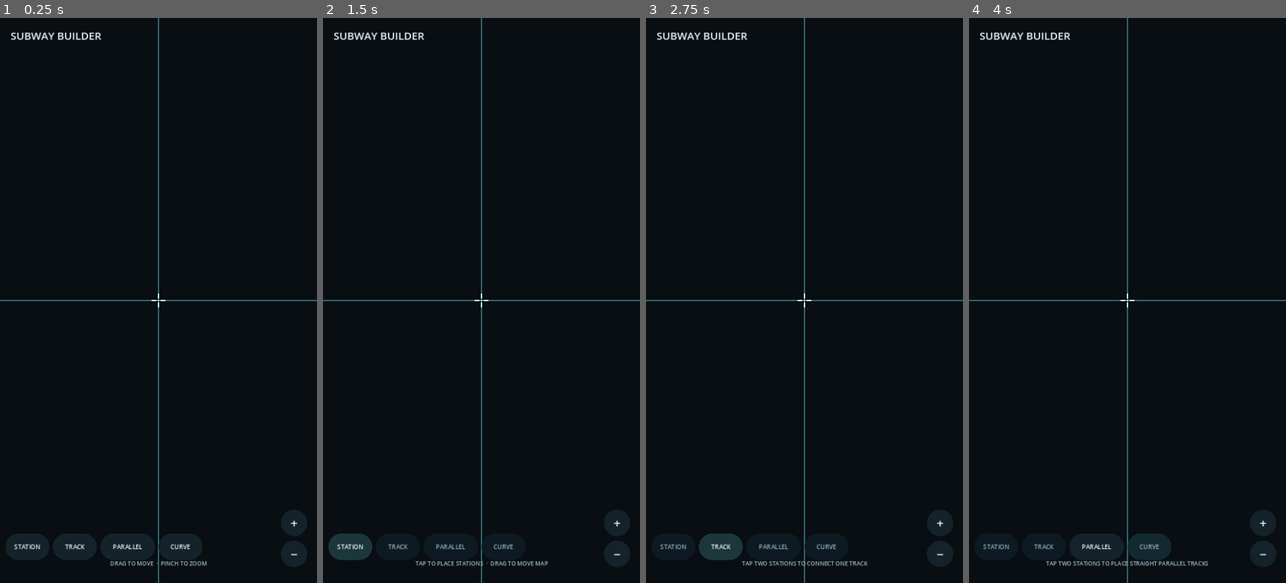
Above: before the commit, frames 1-4 (left to right).
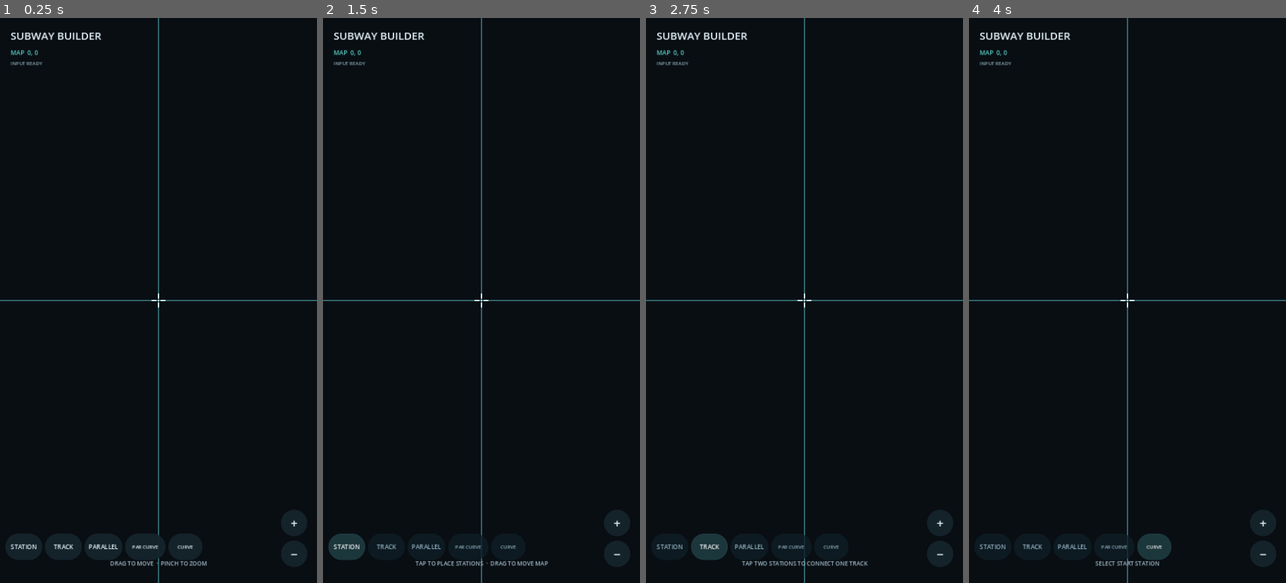
Above: after the commit, the same moments.

Repository: cccatm1950-glitch/Subway-builder-pe
Game: Godot game, scene res://scenes/main.tscn
Same seed, same stepped clock (60 frames per second), same inputs: the game is played once before the commit and once after it.
Inputs (mouse positions are in pixels of both pictures, inside the frame that each line leads up to):
- Up to frame 1 (0.25 s): no input
- Up to frame 2 (1.5 s): click (468, 549) at 0.5 s, where only the run after the commit has a clickable "PAR CURVE"; click "STATION" at 1.25 s
- Up to frame 3 (2.75 s): click "TRACK" at 2 s
- Up to frame 4 (4 s): click "PARALLEL" at 2.75 s; click "CURVE" at 3.5 s

The runs differ from the first frame. In frame 1, 0.4% of the frame differs, in the area x 3-61%, y 5-96%; in frame 2, 0.5%; in frame 3, 0.7%; in frame 4, 0.8%, in the area x 3-76%, y 5-97%.
Error before the commit: Invalid access to property or key 'parallel_curve_mode_requested' on a base object of type 'Control (hud.gd)'. (res://scripts/main.gd:48)

Commit message:
Add separate parallel curve toolbar button

Diff:
--- a/scripts/hud.gd
+++ b/scripts/hud.gd
@@ -5,6 +5,7 @@
 signal station_mode_requested
 signal track_mode_requested
 signal parallel_mode_requested
+signal parallel_curve_mode_requested
 signal curve_mode_requested
 signal cancel_build_requested
 
@@ -13,6 +14,7 @@
 var station_button: Button
 var track_button: Button
 var parallel_button: Button
+var parallel_curve_button: Button
 var curve_button: Button
 var input_status_label: Label
 
@@ -64,7 +66,7 @@
 	station_button.anchor_bottom = 1.0
 	station_button.offset_left = 12
 	station_button.offset_top = -112
-	station_button.offset_right = 112
+	station_button.offset_right = 96
 	station_button.offset_bottom = -52
 	station_button.pressed.connect(func(): station_mode_requested.emit())
 	add_child(station_button)
@@ -74,9 +76,9 @@
 	track_button.anchor_right = 0.0
 	track_button.anchor_top = 1.0
 	track_button.anchor_bottom = 1.0
-	track_button.offset_left = 120
+	track_button.offset_left = 102
 	track_button.offset_top = -112
-	track_button.offset_right = 220
+	track_button.offset_right = 186
 	track_button.offset_bottom = -52
 	track_button.pressed.connect(func(): track_mode_requested.emit())
 	add_child(track_button)
@@ -86,22 +88,36 @@
 	parallel_button.anchor_right = 0.0
 	parallel_button.anchor_top = 1.0
 	parallel_button.anchor_bottom = 1.0
-	parallel_button.offset_left = 228
+	parallel_button.offset_left = 192
 	parallel_button.offset_top = -112
-	parallel_button.offset_right = 352
+	parallel_button.offset_right = 278
 	parallel_button.offset_bottom = -52
 	parallel_button.pressed.connect(func(): parallel_mode_requested.emit())
 	add_child(parallel_button)
+
+	parallel_curve_button = _make_action_button("PAR CURVE")
+	parallel_curve_button.anchor_left = 0.0
+	parallel_curve_button.anchor_right = 0.0
+	parallel_curve_button.anchor_top = 1.0
+	parallel_curve_button.anchor_bottom = 1.0
+	parallel_curve_button.offset_left = 284
+	parallel_curve_button.offset_top = -112
+	parallel_curve_button.offset_right = 376
+	parallel_curve_button.offset_bottom = -52
+	parallel_curve_button.add_theme_font_size_override("font_size", 11)
+	parallel_curve_button.pressed.connect(func(): parallel_curve_mode_requested.emit())
+	add_child(parallel_curve_button)
 
 	curve_button = _make_action_button("CURVE")
 	curve_button.anchor_left = 0.0
 	curve_button.anchor_right = 0.0
 	curve_button.anchor_top = 1.0
 	curve_button.anchor_bottom = 1.0
-	curve_button.offset_left = 360
+	curve_button.offset_left = 382
 	curve_button.offset_top = -112
 	curve_button.offset_right = 460
 	curve_button.offset_bottom = -52
+	curve_button.add_theme_font_size_override("font_size", 11)
 	curve_button.pressed.connect(func(): curve_mode_requested.emit())
 	add_child(curve_button)
 
@@ -155,7 +171,7 @@
 	return style
 
 func is_ui_position(screen_position: Vector2) -> bool:
-	for control in [station_button, track_button, parallel_button, curve_button]:
+	for control in [station_button, track_button, parallel_button, parallel_curve_button, curve_button]:
 		if is_instance_valid(control) and control.get_global_rect().has_point(screen_position):
 			return true
 	for control in get_children():
@@ -176,6 +192,7 @@
 	station_button.modulate = Color(1, 1, 1, 1) if mode == "station" else Color(0.72, 0.82, 0.86, 0.85)
 	track_button.modulate = Color(1, 1, 1, 1) if mode == "track" else Color(0.72, 0.82, 0.86, 0.85)
 	parallel_button.modulate = Color(1, 1, 1, 1) if mode == "parallel" else Color(0.72, 0.82, 0.86, 0.85)
+	parallel_curve_button.modulate = Color(1, 1, 1, 1) if mode == "parallel_curve" else Color(0.72, 0.82, 0.86, 0.85)
 	curve_button.modulate = Color(1, 1, 1, 1) if mode == "curve" else Color(0.72, 0.82, 0.86, 0.85)
 
 func _draw() -> void:
